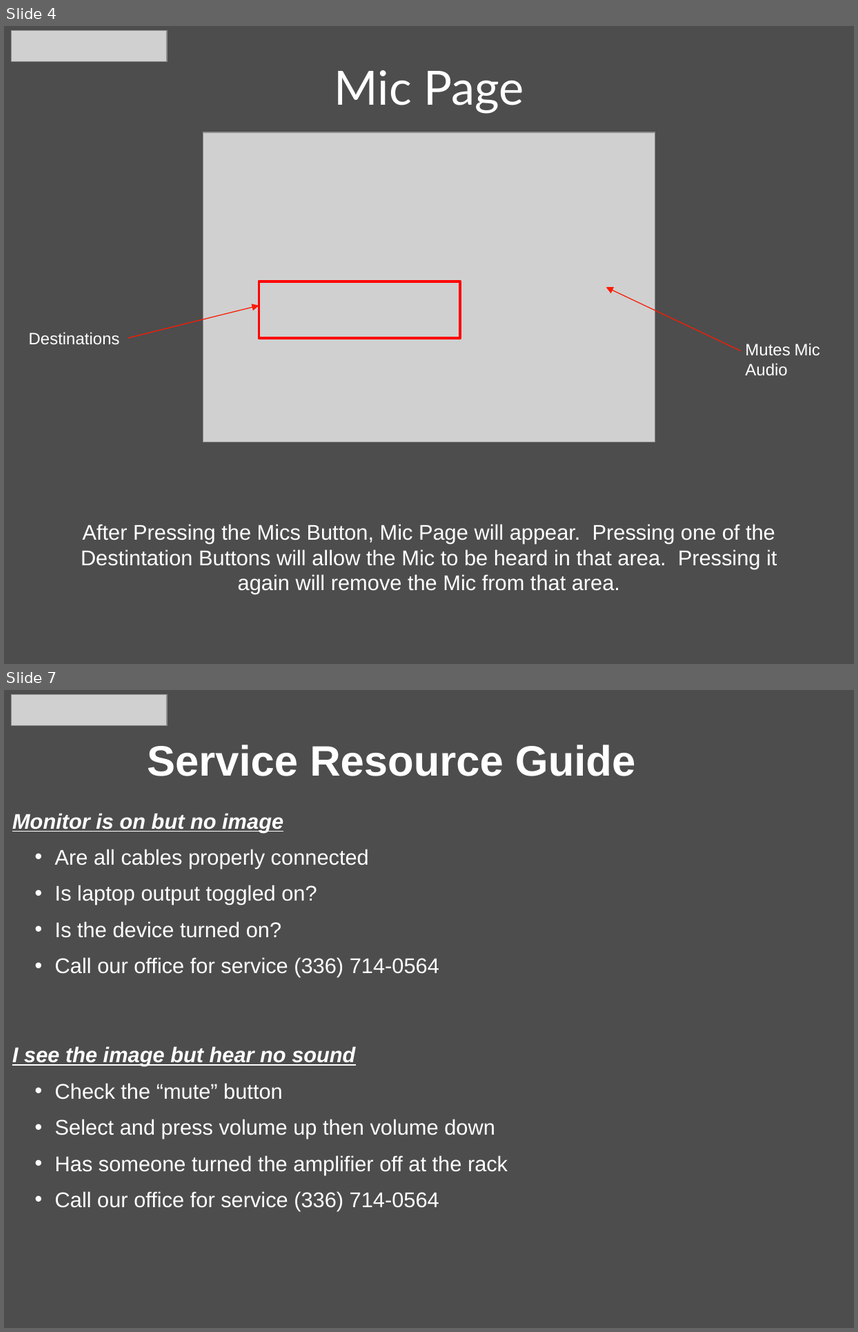
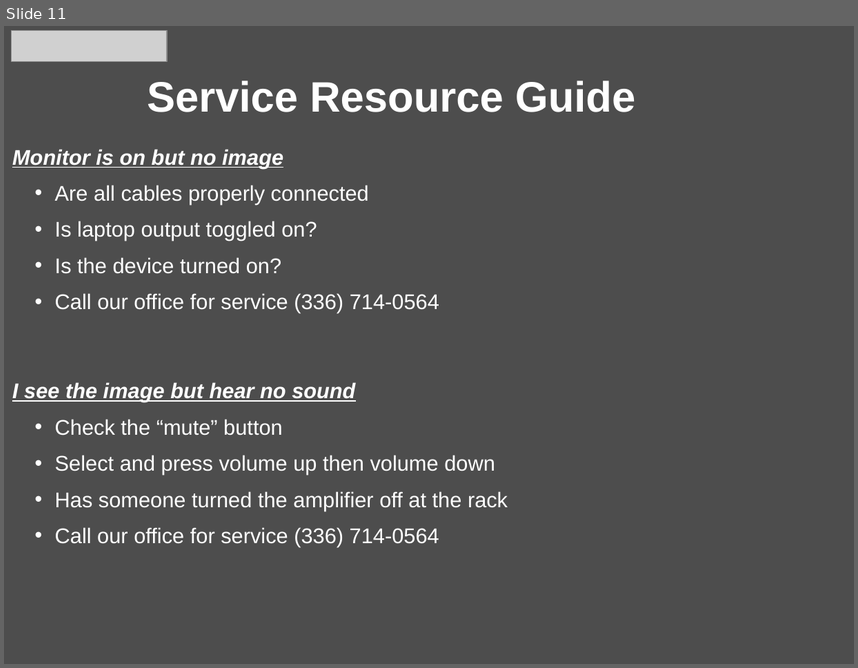
Before and after one commit to CurtisChurch/Pentair, a slide deck: User Manuals/Quick Reference Guide Pentair - Large Conference Room.pptx. Shown one above the other, each under a label of ours: slides 4 and 7 before the commit, slide 11 after it; the slides between them are not shown. The pictures are 858x1332 and 858x668 pixels, drawn with LibreOffice and Linux fonts; fonts in the diff are those of the drawing; grey boxes stand for pictures; background and template pictures are left out. Boxes give left, top, right and bottom in pixels: in the first picture for what was removed or moved away, otherwise in the second. Text is boxed around its words. In the diff, an @@ line names an element or a change of style, - is before the commit and + after.

```diff
--- a/User Manuals/Quick Reference Guide Pentair - Large Conference Room.pptx
+++ b/User Manuals/Quick Reference Guide Pentair - Large Conference Room.pptx
@@ slide 4 removed at <box>4,26,854,664</box>, background picture (left out) @@
@@ picture removed at <box>11,30,166,61</box> @@
@@ title removed at <box>335,70,524,114</box> @@
-Mic Page
@@ picture removed at <box>203,132,654,441</box> @@
@@ rectangle removed at <box>259,281,461,338</box> @@
@@ arrow removed from (741, 351) to (606, 287) @@
@@ arrow removed from (128, 338) to (259, 305) @@
@@ text removed at <box>29,332,120,344</box> @@
-Destinations
@@ text removed at <box>745,343,820,375</box> @@
-Mutes Mic Audio
@@ text removed at <box>81,523,777,594</box> @@
-After Pressing the Mics Button, Mic Page will appear. Pressing one of the Destintation Buttons will allow the Mic to be heard in that area. Pressing it again will remove the Mic from that area.
@@ what was slide 7 is now slide 11 @@
```
Also in this commit, not shown: 5 slides changed, 6 slides added, 1 other slide removed, 1 other file.
